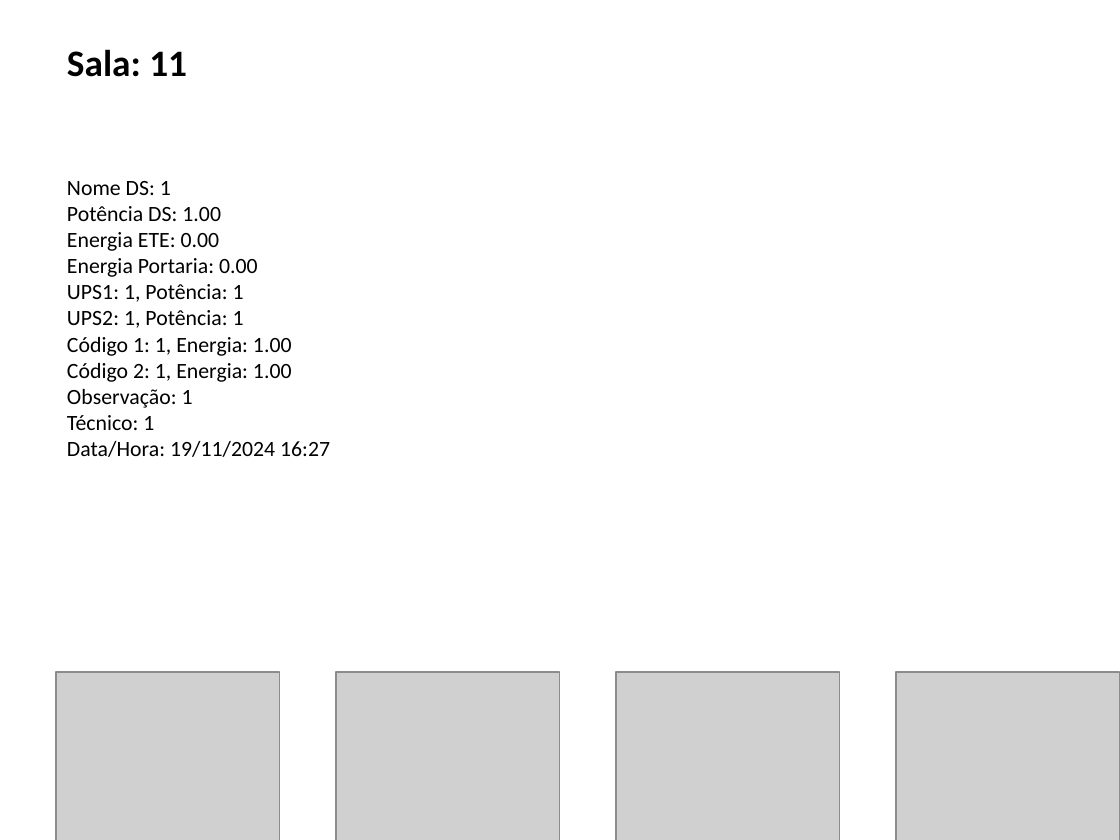
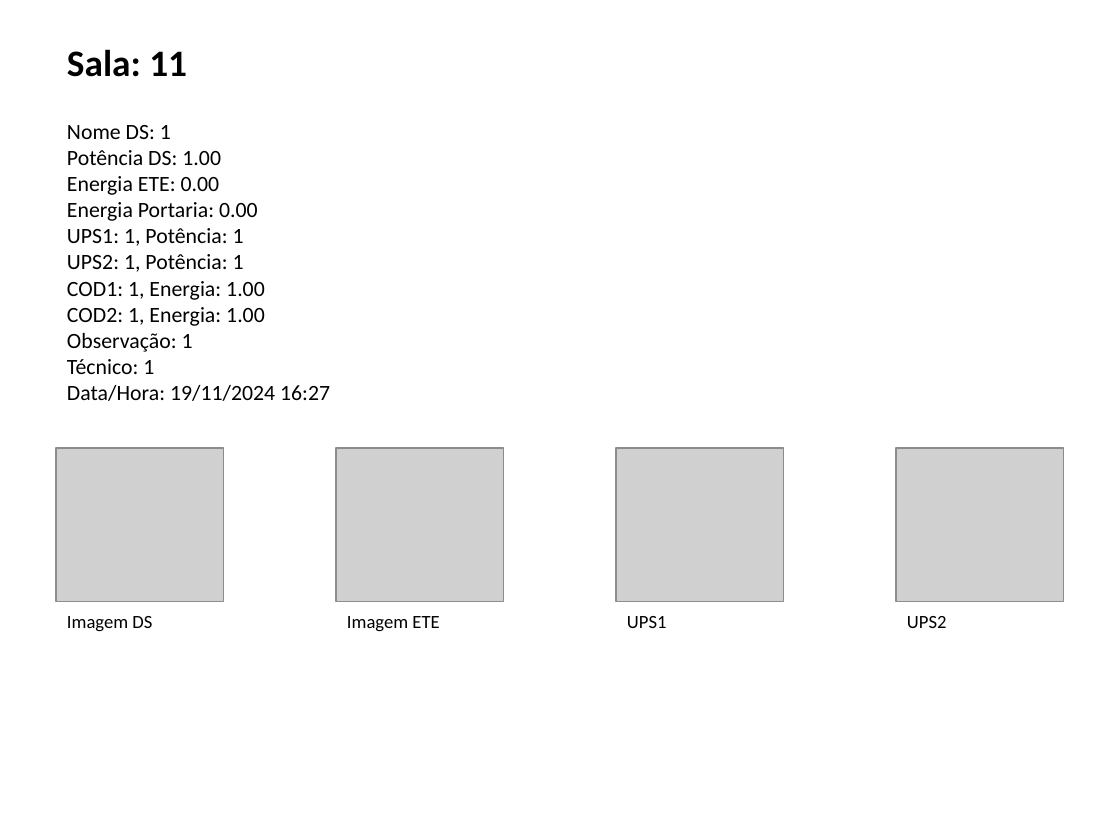
Before and after one commit to genilsonaraujo/ORM, a slide deck: slide 1 of relatorios/relatorio_salas.ppsx. Drawn at 1120x840 pixels with LibreOffice and Linux fonts; fonts in the diff are those of the drawing; grey boxes stand for pictures; background and template pictures are left out. Boxes give left, top, right and bottom in pixels: in the first picture for what was removed or moved away, otherwise in the second. Text is boxed around its words. In the diff, an @@ line names an element or a change of style, - is before the commit and + after.

```diff
--- a/relatorios/relatorio_salas.ppsx
+++ b/relatorios/relatorio_salas.ppsx
@@ text "Nome DS: 1" moved from (x1=67, y1=181, x2=330, y2=457) to (x1=67, y1=125, x2=330, y2=401) @@
@@ text at (x1=67, y1=281, x2=265, y2=326): text changed @@
-Código 1: 1, Energia: 1.00
-Código 2: 1, Energia: 1.00
+COD1: 1, Energia: 1.00
+COD2: 1, Energia: 1.00
@@ picture resized from (x1=56, y1=672, x2=280, y2=840) to (x1=56, y1=448, x2=224, y2=601) @@
@@ picture resized from (x1=336, y1=672, x2=560, y2=840) to (x1=336, y1=448, x2=504, y2=601) @@
@@ picture resized from (x1=616, y1=672, x2=840, y2=840) to (x1=616, y1=448, x2=784, y2=601) @@
@@ picture resized from (x1=896, y1=672, x2=1120, y2=840) to (x1=896, y1=448, x2=1064, y2=601) @@
@@ text added at (x1=67, y1=616, x2=152, y2=632), 12 pt, text #000000 @@
+Imagem DS
@@ text added at (x1=347, y1=616, x2=439, y2=632), 12 pt, text #000000 @@
+Imagem ETE
@@ text added at (x1=627, y1=616, x2=667, y2=628), 12 pt, text #000000 @@
+UPS1
@@ text added at (x1=907, y1=616, x2=947, y2=628), 12 pt, text #000000 @@
+UPS2
```
Also in this commit, not shown: 1 other slide changed, 2 slides added, 2 other files.
